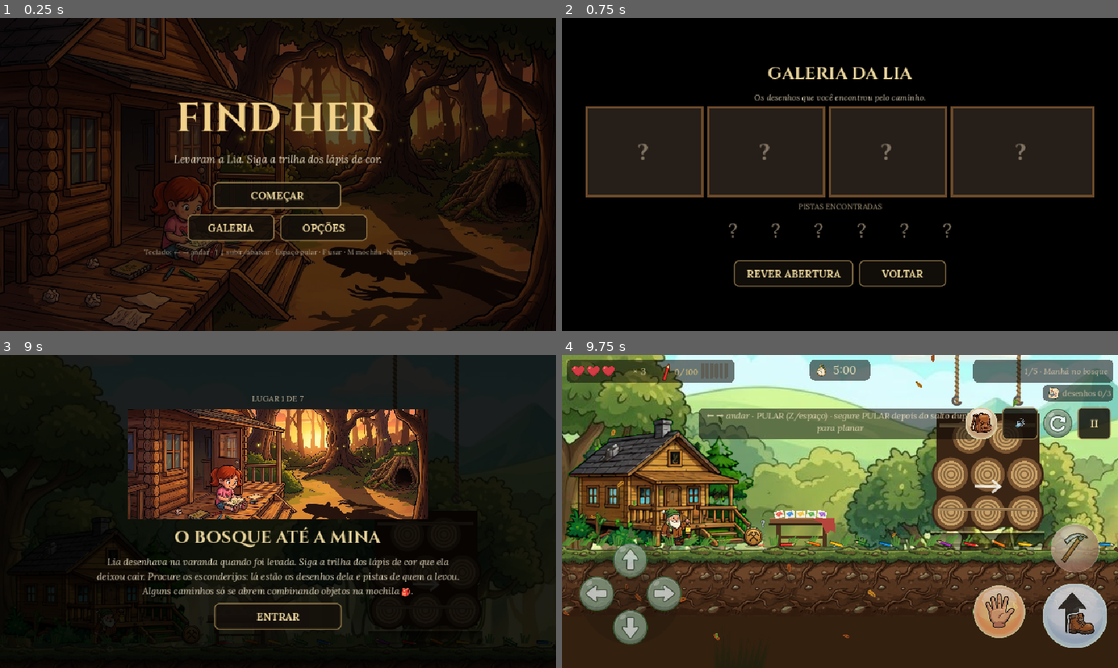
Above: before the commit, frames 1-4 (two rows, left to right).
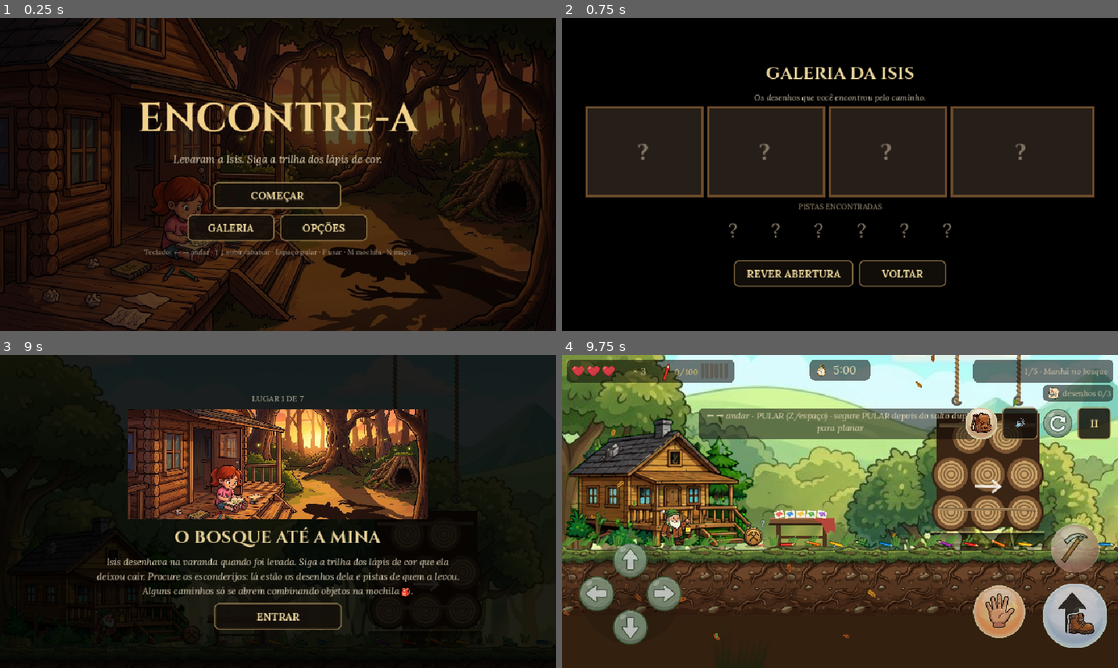
Above: after the commit, the same moments.

Repository: alanclebersantana/Find-Her-Godot
Game: Godot game, scene res://scenes/main.tscn
Two runs of this game, one before a commit and one after it. Both use one fixed random seed, a clock stepped at 60 frames per second and the inputs below.
Inputs (mouse positions are in pixels of both pictures, inside the frame that each line leads up to):
- Up to frame 1 (0.25 s): no input
- Up to frame 2 (0.75 s): click "GALERIA" at 0.5 s
- Up to frame 3 (9 s): click "REVER ABERTURA" at 1.25 s; tap Enter at 2 s; drag from (278, 511) to (333, 442) at 2.02 s; drag from (166, 527) to (250, 574) at 2.77 s; move the mouse to (333, 442) at 3.52 s; hold Right 3.53-4.25 s; tap C at 3.6 s; click "PULAR ›" at 4.25 s; click "COMEÇAR" at 5 s; click "SIM, QUERO DICAS" at 5.75 s; drag from (278, 511) to (111, 464) at 6.52 s; move the mouse to (444, 558) at 7.27 s; hold Left 7.28-8 s; tap E at 7.35 s; tap Space at 7.52 s; drag from (111, 464) to (194, 433) at 8.02 s; move the mouse to (305, 511) at 8.77 s; hold Down from 8.78 s (still down); tap V at 8.85 s; click (305, 511) at 8.92 s
- Up to frame 4 (9.75 s): release Down at 9.5 s; click "ENTRAR" at 9.5 s

The runs differ from the first frame. In frame 1, 2.7% of the frame differs, in the area x 25-76%, y 26-48%; in frame 2, 0.6%; in frame 3, less than 0.1%; in frame 4, nothing differs.

Commit message:
Jogo passa a se chamar Encontre-a e a filha, Isis
Co-Authored-By: Claude Opus 5.5 <noreply@anthropic.com>
Claude-Session: https://claude.ai/code/session_01W4uJMM5KLRnk3edeqa4wjD

Diff:
--- a/assets/data/level1.json
+++ b/assets/data/level1.json
@@ -14,7 +14,7 @@
  "time": 300,
  "results": 1,
  "lanternOutX": 27250,
- "intro": "Lia desenhava na varanda quando foi levada. Siga a trilha dos lápis de cor que ela deixou cair. Procure os esconderijos: lá estão os desenhos dela e pistas de quem a levou. Alguns caminhos só se abrem combinando objetos na mochila 🎒.",
+ "intro": "Isis desenhava na varanda quando foi levada. Siga a trilha dos lápis de cor que ela deixou cair. Procure os esconderijos: lá estão os desenhos dela e pistas de quem a levou. Alguns caminhos só se abrem combinando objetos na mochila 🎒.",
  "sections": [
   {
    "x": 0,
@@ -1435,18 +1435,18 @@
   {
    "x": 2755,
    "y": -40,
-   "txt": "Um desenho da Lia: vocês dois embaixo da árvore grande."
+   "txt": "Um desenho da Isis: vocês dois embaixo da árvore grande."
   },
   {
    "x": 28535,
    "y": 92,
-   "txt": "Um desenho da Lia: a lanterna do papai espantando o escuro."
+   "txt": "Um desenho da Isis: a lanterna do papai espantando o escuro."
   },
   {
    "x": 4310,
    "y": 80,
    "toca": 1,
-   "txt": "Um desenho da Lia: ela abraçando o Pipoca! Ele tinha guardado na toca."
+   "txt": "Um desenho da Isis: ela abraçando o Pipoca! Ele tinha guardado na toca."
   }
  ],
  "vines": [
@@ -3322,7 +3322,7 @@
    "b": 27990,
    "yl": 520,
    "crack": "slab",
-   "t": "Uma laje rachada com um X de giz da Lia... Uma picareta quebraria isso (✦ USAR)."
+   "t": "Uma laje rachada com um X de giz da Isis... Uma picareta quebraria isso (✦ USAR)."
   },
   {
    "a": 27560,
@@ -3340,7 +3340,7 @@
    "a": 2790,
    "b": 2900,
    "yg": 860,
-   "t": "A Lia desenhou uma seta apontando para a parede... será que dá para passar?"
+   "t": "A Isis desenhou uma seta apontando para a parede... será que dá para passar?"
   },
   {
    "a": 27100,
--- a/project.godot
+++ b/project.godot
@@ -1,9 +1,9 @@
-; Find Her — projeto Godot 4.6
+; Encontre-a — projeto Godot 4.6
 config_version=5
 
 [application]
 
-config/name="Find Her"
+config/name="Encontre-a"
 config/description="Um pai, uma lanterna e uma trilha de lápis de cor."
 run/main_scene="res://scenes/main.tscn"
 config/features=PackedStringArray("4.6", "GL Compatibility")
--- a/scripts/data.gd
+++ b/scripts/data.gd
@@ -13,12 +13,12 @@
 	["oleo", "pavio", "lanterna_acesa", "Óleo e pavio novo: a lanterna acendeu de novo!"],
 ]
 const CLUE_INFO := {
-	1: ["Um botão de uniforme", "Caído na varanda, ao lado dos lápis da Lia: um botão com o símbolo da picareta. É do uniforme da mina... mas não é meu."],
+	1: ["Um botão de uniforme", "Caído na varanda, ao lado dos lápis da Isis: um botão com o símbolo da picareta. É do uniforme da mina... mas não é meu."],
 	2: ["Pegada de bota", "Uma pegada funda, com lama vermelha. Só existe lama dessa cor num lugar: lá embaixo, na mina."],
 	3: ["Bilhete rasgado", "\"...ele nunca mais vai me denunciar ao patrão...\" Alguém escreveu isso com raiva. Eu denunciei os roubos da mina mês passado."],
 	4: ["Páginas do livro-caixa", "As contas da mina, com números riscados e refeitos. Os roubos! Só o gerente mexia nesse livro."],
 	5: ["Chaveiro com a letra V", "Um chaveiro de couro gravado com um V. As chaves do depósito da mina."],
-	6: ["O crachá", "\"ADEMAR VARGAS — GERENTE\". Foi ele. Ele levou a Lia para se vingar de mim. E está indo para a mina."],
+	6: ["O crachá", "\"ADEMAR VARGAS — GERENTE\". Foi ele. Ele levou a Isis para se vingar de mim. E está indo para a mina."],
 }
 const PEN_LIST := ["vermelho", "laranja", "amarelo", "verde", "azul", "roxo"]
 const PEN_COL := {
--- a/scripts/extras.gd
+++ b/scripts/extras.gd
@@ -292,7 +292,7 @@
 		Audio.vib(80)
 		g.shake = 6
 		g.burst(GOLD.x, GOLD.y, 30, Color("#ffd76a"))
-		g.flash("O LÁPIS DOURADO! O lápis mais especial da Lia — ela guardava para desenhar o sol.", 300)
+		g.flash("O LÁPIS DOURADO! O lápis mais especial da Isis — ela guardava para desenhar o sol.", 300)
 	_boss()
 	_dog()
 	_critters()
@@ -819,9 +819,9 @@
 		g.burst(DOG.x - 30, DOG.y - 20, 10, Color("#c9a26a"))
 		Audio.play("item")
 		g.start_cine("cao", DOG.x - 40, DOG.y - 40, 215,
-			[[24, 110, "TOMÉ", "Calma, amigão... Você é o Pipoca! O vira-lata que a Lia alimentava todo dia!", "tome"],
-			[110, 205, "TOMÉ", "O Vargas te amarrou aqui para você não seguir a Lia, né? Vem comigo, vamos achá-la!", "tome"]],
-			[150, 205, "PIPOCA", "o melhor amigo da Lia"])
+			[[24, 110, "TOMÉ", "Calma, amigão... Você é o Pipoca! O vira-lata que a Isis alimentava todo dia!", "tome"],
+			[110, 205, "TOMÉ", "O Vargas te amarrou aqui para você não seguir a Isis, né? Vem comigo, vamos achá-la!", "tome"]],
+			[150, 205, "PIPOCA", "o melhor amigo da Isis"])
 		return true
 	return false
 
--- a/scripts/game.gd
+++ b/scripts/game.gd
@@ -1745,7 +1745,7 @@
 			VIL.go = true
 			start_cine("vargas", VIL.x - 40, VIL.y - 40, 300,
 				[[44, 135, "VARGAS", "Desista, Tomé! Quem mandou abrir a boca sobre o dinheiro da mina?", "vargas"],
-				[135, 205, "LIA", "PAPAI! ME AJUDA!", "lia"],
+				[135, 205, "ISIS", "PAPAI! ME AJUDA!", "lia"],
 				[205, 290, "TOMÉ", "Aguenta firme, filha! Eu vou te buscar!", "tome"]],
 				[8, 44, "ADEMAR VARGAS", "o gerente ladrão"])
 		if VIL.go and not VIL.gone:
--- a/scripts/main.gd
+++ b/scripts/main.gd
@@ -546,8 +546,8 @@
 	img.modulate = Color(.55, .5, .45)
 	panel.add_child(img)
 	panel.move_child(img, 0)
-	vb.add_child(_label("FIND HER", 68, Color("#f2d28a"), Spr.font_title))
-	vb.add_child(_label("Levaram a Lia. Siga a trilha dos lápis de cor.", 18, Color("#e8dcc0"), Spr.font_i))
+	vb.add_child(_label("ENCONTRE-A", 68, Color("#f2d28a"), Spr.font_title))
+	vb.add_child(_label("Levaram a Isis. Siga a trilha dos lápis de cor.", 18, Color("#e8dcc0"), Spr.font_i))
 	var sp := Control.new()
 	sp.custom_minimum_size = Vector2(0, 8)
 	vb.add_child(sp)
@@ -643,11 +643,11 @@
 	else:
 		_ask_tutorial(func(): play_cut("abertura", func(): show_intro(false)))
 
-## grande fogueira: fim de um período. Pausa, lembrança da Lia e escolha de seguir ou parar.
+## grande fogueira: fim de um período. Pausa, lembrança da Isis e escolha de seguir ou parar.
 const REST_INFO := {
 	1: ["FIM DA MANHÃ", "Toda tarde ela desenhava na varanda, esperando eu voltar do trabalho.", "Aguenta firme, filha. Estou chegando."],
 	2: ["FIM DA TARDE", "Pega-pega no quintal... e ela sempre ganhava de mim.", "Aguenta firme, filha. Estou chegando."],
-	3: ["FIM DO PÂNTANO", "Pular nas poças com a lanterna acesa. Ela nunca teve medo da chuva.", "Estou chegando, Lia. Não tenha medo do escuro."],
+	3: ["FIM DO PÂNTANO", "Pular nas poças com a lanterna acesa. Ela nunca teve medo da chuva.", "Estou chegando, Isis. Não tenha medo do escuro."],
 	4: ["FIM DA NEVE", "O boneco de neve ficou com o meu gorro. Ela riu a tarde inteira.", "Falta pouco, filha. Aguenta firme."],
 }
 
@@ -977,7 +977,7 @@
 # ---------- galeria ----------
 func show_gallery() -> void:
 	var vb := _overlay(.92)
-	vb.add_child(_label("GALERIA DA LIA", 30, GOLD, Spr.font_title))
+	vb.add_child(_label("GALERIA DA ISIS", 30, GOLD, Spr.font_title))
 	vb.add_child(_label("Os desenhos que você encontrou pelo caminho.", 14, Color(.85, .8, .7), Spr.font_i))
 	var row := HBoxContainer.new()
 	row.alignment = BoxContainer.ALIGNMENT_CENTER
@@ -1006,7 +1006,7 @@
 		var gl := HBoxContainer.new()
 		gl.alignment = BoxContainer.ALIGNMENT_CENTER
 		gl.add_child(_atlas_icon("pen_gold", 34))
-		gl.add_child(_label("  O lápis dourado da Lia — encontrado!", 14, Color("#ffd76a"), Spr.font_i))
+		gl.add_child(_label("  O lápis dourado da Isis — encontrado!", 14, Color("#ffd76a"), Spr.font_i))
 		vb.add_child(gl)
 	vb.add_child(_label("PISTAS ENCONTRADAS", 13, Color("#b8a888")))
 	var cl := HBoxContainer.new()
@@ -1080,13 +1080,13 @@
 	for t in ["⏱ Tempo  %d:%02d" % [secs / 60, secs % 60], "✏ Lápis  %d/%d" % [pen, pt], "Lápis especiais  %d/6" % ns, "Desenhos  %d/%d" % [dr, game.DRWS.size()], "Pistas  %d/6" % nc, gold_txt, sec_txt]:
 		grid.add_child(_label(t, 15, INK))
 	vb.add_child(grid)
-	var story := "Agora eu sei: foi Ademar Vargas, o gerente que roubava a mina. Ele levou a Lia para se vingar. Vou atrás dele — mina adentro." if nc == 6 else "Ele fugiu para a mina. Ainda faltam pistas para ter certeza de quem é... (%d/6)" % nc
+	var story := "Agora eu sei: foi Ademar Vargas, o gerente que roubava a mina. Ele levou a Isis para se vingar. Vou atrás dele — mina adentro." if nc == 6 else "Ele fugiu para a mina. Ainda faltam pistas para ter certeza de quem é... (%d/6)" % nc
 	vb.add_child(_label(story, 16, Color("#e8dcc0"), Spr.font_i, 640))
 	vb.add_child(_label("As próximas fases chegam em breve.", 13, Color(.75, .7, .6)))
 	vb.add_child(_button("CONTINUAR", func(): play_cut("posfinal", show_title)))
 
 class _FinalDrawing extends Control:
-	## O desenho da Lia, colorido com os lápis especiais encontrados
+	## O desenho da Isis, colorido com os lápis especiais encontrados
 	var specs := {}
 	func _init() -> void:
 		custom_minimum_size = Vector2(300, 170)
@@ -1117,7 +1117,7 @@
 			draw_colored_polygon(b, colr(f[2]))
 			draw_polyline(PackedVector2Array([b[0], b[1], b[2], b[0]]), ink, 3)
 		draw_line(Vector2(w * .55 + 8, h * .55 - 10), Vector2(w * .66 - 8, h * .55 - 6), ink, 3)
-		var txt := "\"Papai e eu\" — Lia" if specs.size() == 6 else "Faltam cores: %d" % (6 - specs.size())
+		var txt := "\"Papai e eu\" — Isis" if specs.size() == 6 else "Faltam cores: %d" % (6 - specs.size())
 		draw_string(Spr.font_i, Vector2(10, h - 8), txt, HORIZONTAL_ALIGNMENT_LEFT, -1, 13, ink)
 
 # ---------- fim de jogo ----------
--- a/scripts/props.gd
+++ b/scripts/props.gd
@@ -4,7 +4,7 @@
 ## - o barco do canal: boia na água, balança, afunda um pouco com o peso do Tomé e, quando a comporta
 ##   escoa o canal, desce junto e fica encalhado em cima das pedras (vira uma ponte);
 ## - a mesa da varanda: assentada no chão, escorrega quando o Tomé esbarra e tomba com a picareta,
-##   espalhando os papéis da Lia.
+##   espalhando os papéis da Isis.
 
 var g  # Game
 var BOAT := {}
@@ -191,7 +191,7 @@
 		TABLE.va = .02
 		Audio.play("unlock", -8)
 		g.burst(TABLE.x + TABLE_W / 2, TABLE.y + 10, 10, Color("#c9a26a"))
-		g.note("A mesa tombou e os papéis da Lia voaram...")
+		g.note("A mesa tombou e os papéis da Isis voaram...")
 
 func post() -> void:
 	_boat_post()
--- a/scripts/rest_scene.gd
+++ b/scripts/rest_scene.gd
@@ -1,7 +1,7 @@
 extends Control
 class_name RestScene
 ## Grande fogueira no fim de cada período: o Tomé se aquece, olha os desenhos que achou
-## e, no fundo, em tom de sépia, lembra de um momento com a Lia.
+## e, no fundo, em tom de sépia, lembra de um momento com a Isis.
 ##   1 desenhando na varanda · 2 pega-pega no quintal · 3 pulando nas poças com a lanterna
 ##   4 o boneco de neve ganhando o gorro verde do Tomé
 
--- a/scripts/ride.gd
+++ b/scripts/ride.gd
@@ -55,7 +55,7 @@
 	g.burst(H.x - 40, H.y - 40, 16, Color("#cdbfa6"))
 	g.start_cine("cavalo", H.x + 40, H.y - 80, 300,
 		[[20, 120, "TOMÉ", "Calma, garoto... pronto, o arame saiu. Você está livre!", "tome"],
-		 [130, 240, "TOMÉ", "Me leva até a mina? A Lia está me esperando. Vamos!", "tome"]],
+		 [130, 240, "TOMÉ", "Me leva até a mina? A Isis está me esperando. Vamos!", "tome"]],
 		[])
 	return true
 
--- a/scripts/ui/cutscene.gd
+++ b/scripts/ui/cutscene.gd
@@ -26,7 +26,7 @@
 	match scene_id:
 		"abertura":
 			shots = [
-				{"d": _s_porch, "txt": "Toda tarde, a Lia desenhava na varanda enquanto o pai voltava da mina.", "dur": 5.5},
+				{"d": _s_porch, "txt": "Toda tarde, a Isis desenhava na varanda enquanto o pai voltava da mina.", "dur": 5.5},
 				{"d": _s_shadow, "txt": "Naquele dia, uma sombra chegou antes dele.", "dur": 4.5},
 				{"d": _s_pencils, "txt": "Tomé encontrou só os lápis espalhados... e uma trilha de cores entrando no bosque.", "dur": 6.0},
 				{"d": _s_lantern, "txt": "— Aguenta firme, filha. O papai está indo.", "dur": 4.5},
@@ -39,12 +39,12 @@
 		"posfinal":
 			shots = [
 				{"d": _s_post_rails, "txt": "Lá no fundo da mina, longe de qualquer luz...", "dur": 4.5},
-				{"d": _s_post_pencil, "txt": "...uma mãozinha deixou cair mais um lápis nos trilhos. A Lia ainda está marcando o caminho.", "dur": 6.0},
+				{"d": _s_post_pencil, "txt": "...uma mãozinha deixou cair mais um lápis nos trilhos. A Isis ainda está marcando o caminho.", "dur": 6.0},
 				{"d": _s_post_card, "txt": "Fase 2: As Profundezas da Mina — em breve.", "dur": 4.5},
 			]
 		"mina":
 			shots = [
-				{"d": _s_mine_enter, "txt": "O carrinho sumiu na boca da mina, com a Lia lá dentro.", "dur": 5.0},
+				{"d": _s_mine_enter, "txt": "O carrinho sumiu na boca da mina, com a Isis lá dentro.", "dur": 5.0},
 				{"d": _s_mine_closed, "txt": "O portão bateu. Mas no chão, mais um lápis: a trilha continua mina adentro.", "dur": 6.0},
 			]
 	skip_btn = Button.new()
--- a/scripts/ui/hud.gd
+++ b/scripts/ui/hud.gd
@@ -174,7 +174,7 @@
 				Spr.ci.draw_texture_rect_region(Spr.tex.pai, Rect2(-50, -95, 100, 123), Rect2(15, 0, 100, 123), Color(1, 1, 1, k2))
 				Spr.restore()
 				Spr.rect(bx + 10, by + 76, 68, 20, Color(.05, .04, .03, .88 * k2))
-		var col: Color = {"VARGAS": Color("#ff9a7a"), "LIA": Color("#ffb0d0"), "TOMÉ": Color("#ffd27a")}.get(l[2], Color.WHITE)
+		var col: Color = {"VARGAS": Color("#ff9a7a"), "ISIS": Color("#ffb0d0"), "TOMÉ": Color("#ffd27a")}.get(l[2], Color.WHITE)
 		Spr.text(l[2], bx + 92, by + 26, 15, Color(col.r, col.g, col.b, k2), HORIZONTAL_ALIGNMENT_LEFT, Spr.font_title)
 		var shown: int = int((t - l[0]) * 1.6)
 		var txt: String = l[3].substr(0, shown)
--- a/scripts/ui/kid_drawing.gd
+++ b/scripts/ui/kid_drawing.gd
@@ -1,5 +1,5 @@
 extends Control
-## Desenhos da Lia, feitos "com giz de cera" (traço tremido), para a galeria.
+## Desenhos da Isis, feitos "com giz de cera" (traço tremido), para a galeria.
 ## kind: 0 = "vocês dois embaixo da árvore grande", 1 = "a lanterna espantando o escuro", 2 = "Papai e eu" (final)
 
 var kind := 0
@@ -119,4 +119,4 @@
 		_person(w * .58, h * .78, 1.1, col.call("roxo"), Color(0, 0, 0, 0))
 		_person(w * .68, h * .78, .8, col.call("vermelho"), Color(0, 0, 0, 0))
 	var cap: String = ["\"Eu e o papai\"", "\"A lanterna do papai\"", "\"Papai e eu\"", "\"Eu e o Pipoca\""][kind]
-	draw_string(Spr.font_i, Vector2(8, h - 6), cap + " — Lia", HORIZONTAL_ALIGNMENT_LEFT, -1, 12, Color("#3a2a1a"))
+	draw_string(Spr.font_i, Vector2(8, h - 6), cap + " — Isis", HORIZONTAL_ALIGNMENT_LEFT, -1, 12, Color("#3a2a1a"))
--- a/scripts/world_extras.gd
+++ b/scripts/world_extras.gd
@@ -1,7 +1,7 @@
 extends RefCounted
 class_name WorldExtras
 ## Desenho dos sistemas novos que ficam no mundo (escurecem com a noite):
-## capim que balança, pegadas, giz da Lia, rochas rachadas, grades, espelhos, cristais,
+## capim que balança, pegadas, giz da Isis, rochas rachadas, grades, espelhos, cristais,
 ## plataformas de luz, troncos e o Javali-Rei, e os inimigos novos (morcego, aranha, toupeira).
 
 const CHALK := Color(.96, .95, .9, .82)
@@ -74,7 +74,7 @@
 		Spr.ellipse(f.x, f.y - 1, 5, 2, Color(.12, .08, .05, a))
 		Spr.ellipse(f.x + f.f * 5, f.y - 1.5, 2.2, 1.6, Color(.12, .08, .05, a))
 
-# ---------------------------------------------------------------- giz da Lia
+# ---------------------------------------------------------------- giz da Isis
 static func _stroke(pts: PackedVector2Array, w: float = 3.0) -> void:
 	Spr.ci.draw_polyline(pts, CHALK, w, true)
 	var o := PackedVector2Array()
Not shown, changed: export_presets.cfg
Not shown, changed: .github/workflows/android.yml
Not shown, changed: README.md
